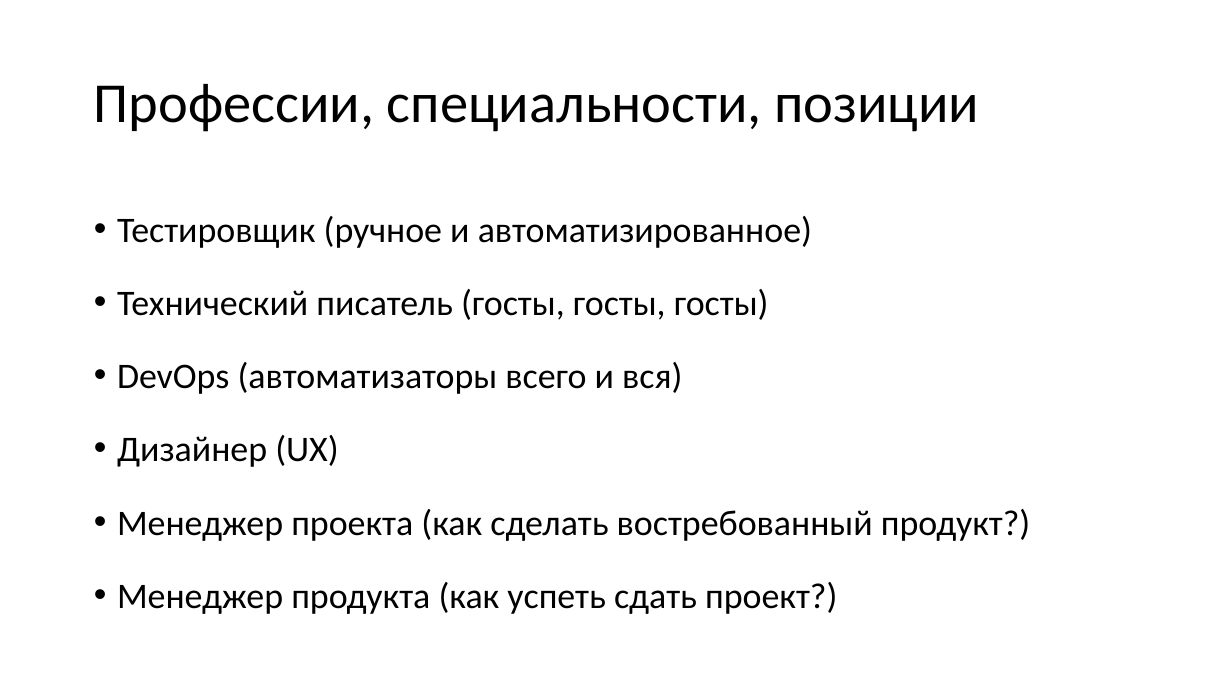
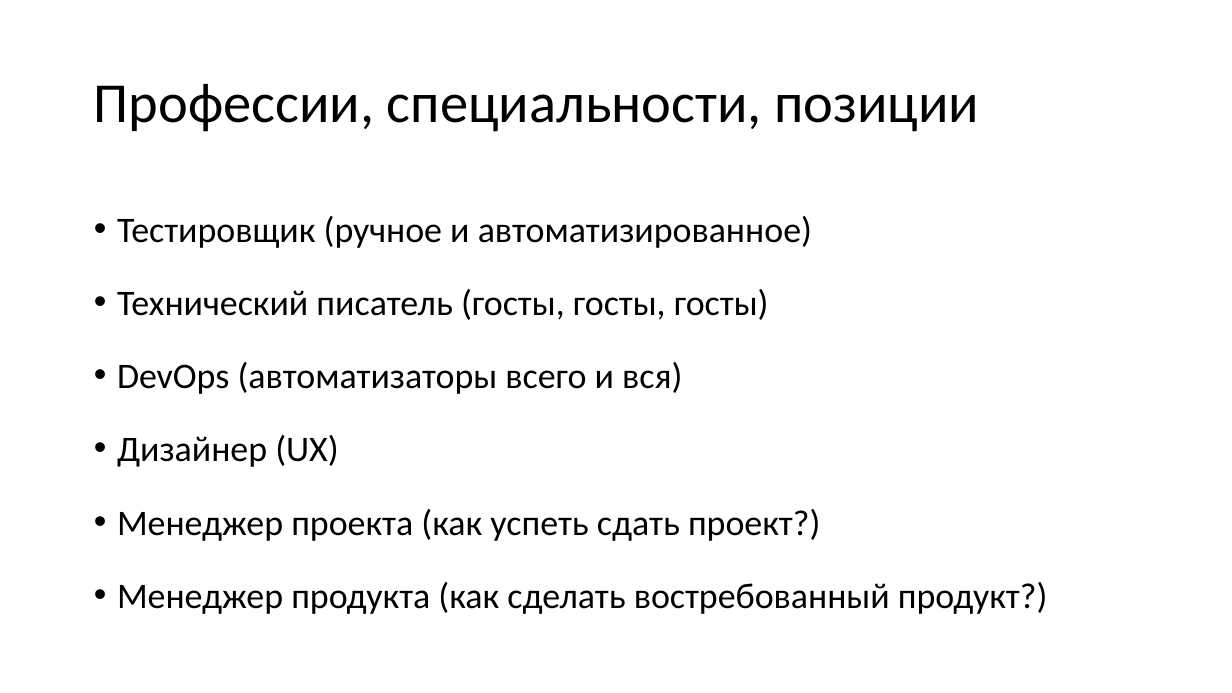
Before and after one commit to Talrandel/CSharpCourses, a slide deck: slide 11 of Лекции вводные/2 лекция.pptx. Drawn at 1232x693 pixels with LibreOffice and Linux fonts; fonts in the diff are those of the drawing. Boxes give left, top, right and bottom in pixels: in the first picture for what was removed or moved away, otherwise in the second. Text is boxed around its words. In the diff, an @@ line names an element or a change of style, - is before the commit and + after.

```diff
--- a/Лекции вводные/2 лекция.pptx
+++ b/Лекции вводные/2 лекция.pptx
@@ text at box(117, 509, 1047, 614): text changed @@
-• Менеджер проекта (как сделать востребованный продукт?)
-• Менеджер продукта (как успеть сдать проект?)
+• Менеджер проекта (как успеть сдать проект?)
+• Менеджер продукта (как сделать востребованный продукт?)
```
Also in this commit, not shown: 1 other slide changed, 3 slides added.
